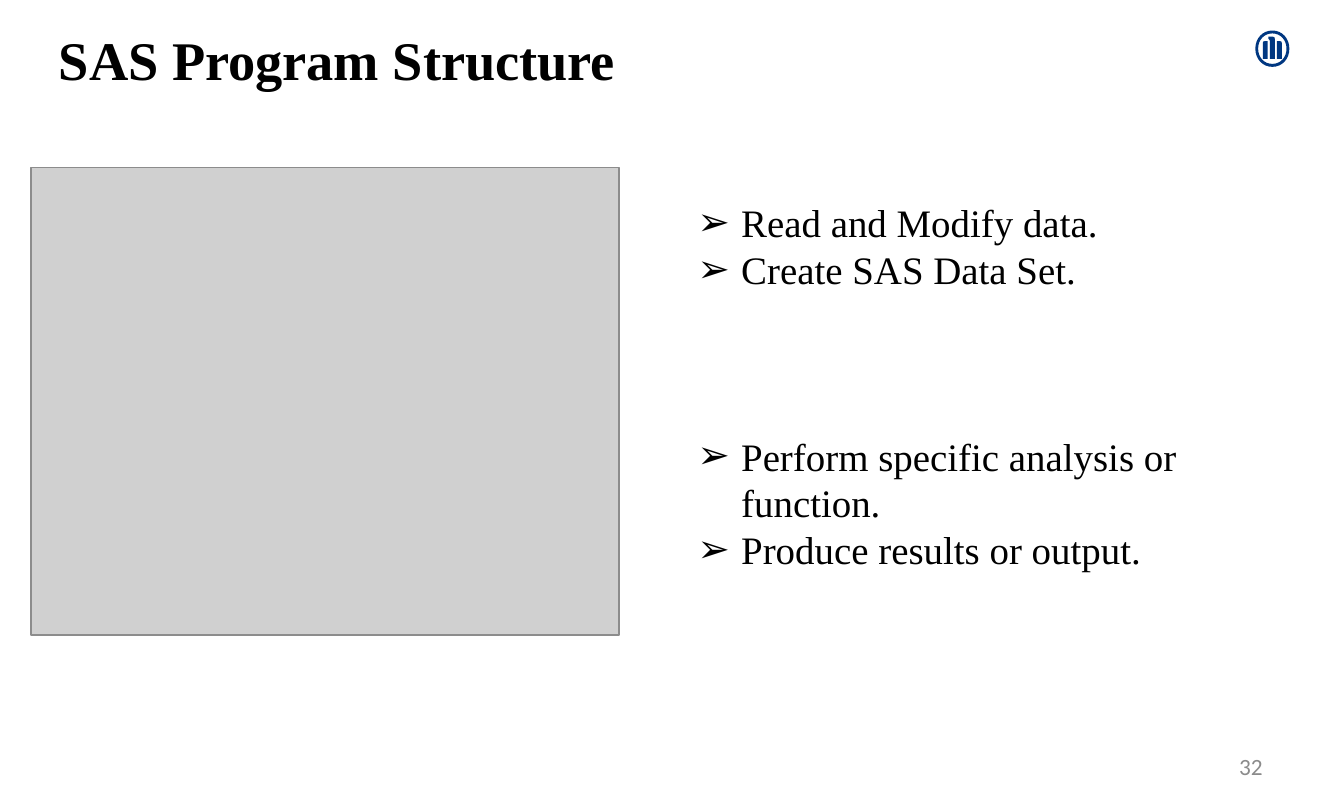
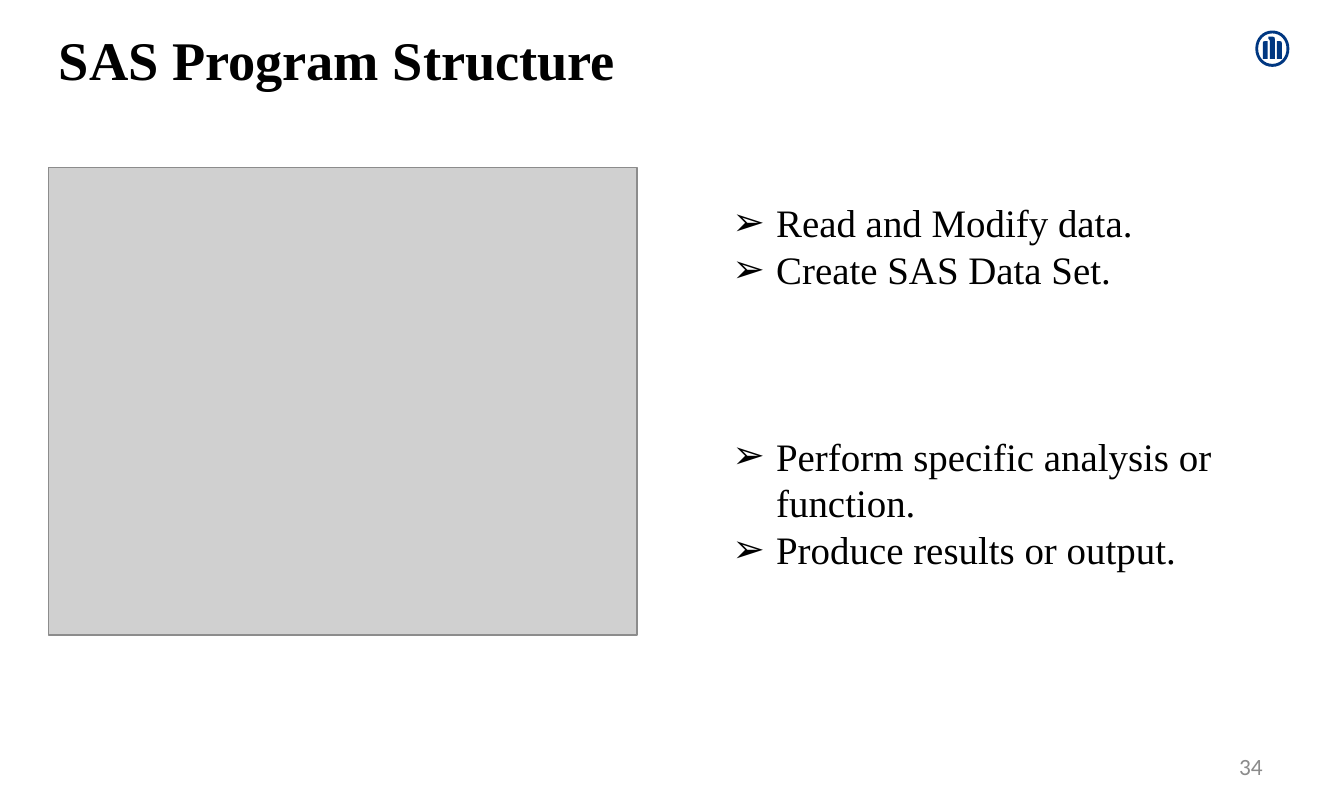
Before and after one commit to Amrutha-Mohan/UpdatedProjects, a slide deck: slide 34 of AmruthaMohan.pptx (slide 32 before the commit). Drawn at 1344x804 pixels with LibreOffice and Linux fonts; fonts in the diff are those of the drawing; grey boxes stand for pictures. Boxes give left, top, right and bottom in pixels: in the first picture for what was removed or moved away, otherwise in the second. Text is boxed around its words. In the diff, an @@ line names an element or a change of style, - is before the commit and + after.

```diff
--- a/AmruthaMohan.pptx
+++ b/AmruthaMohan.pptx
@@ picture: place and size @@
-picture at <box>31,168,620,635</box>
+picture at <box>49,168,638,635</box>
@@ text "Read and Modify data.": place and size @@
-text "Read and Modify data." at <box>741,209,1176,572</box>
+text "Read and Modify data." at <box>776,209,1211,572</box>
@@ page number at <box>1239,760,1263,775</box>: text changed @@
-32
+34
```
Also in this commit, not shown: 3 other slides changed, 7 slides added, 1 slide removed.
